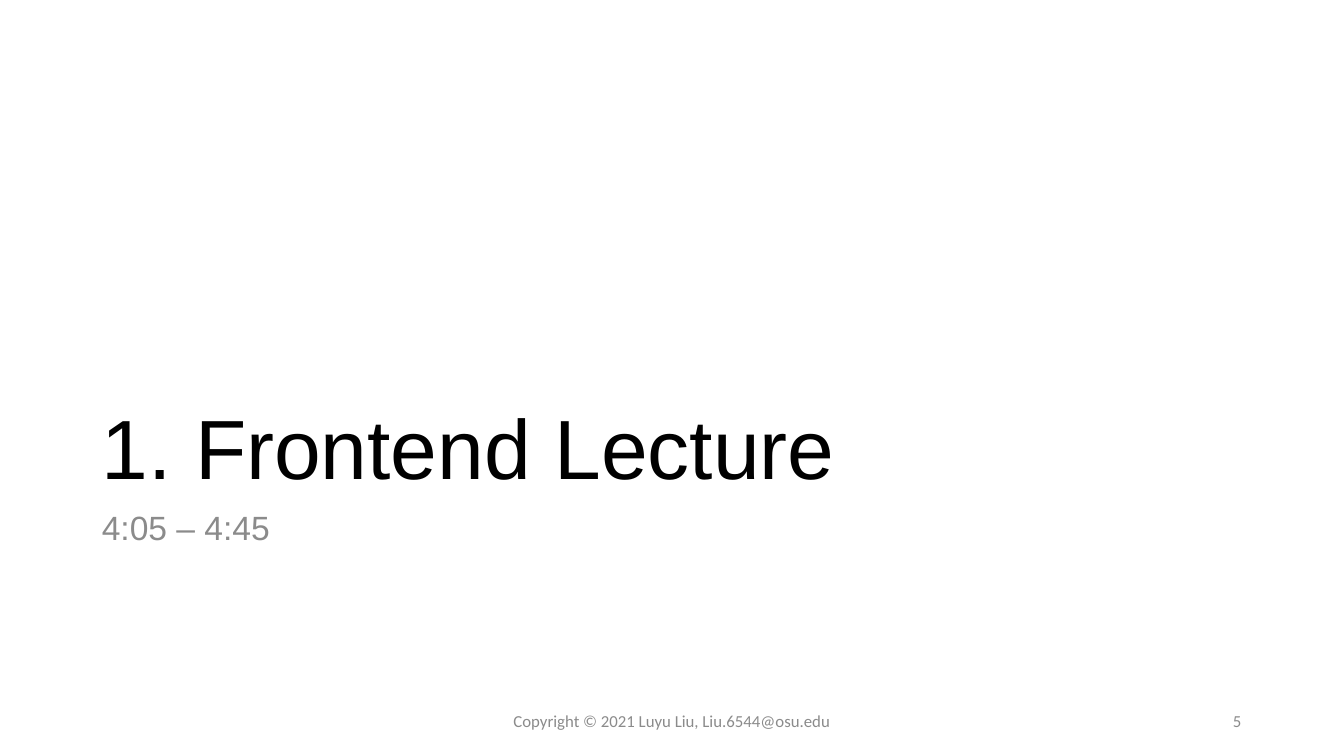
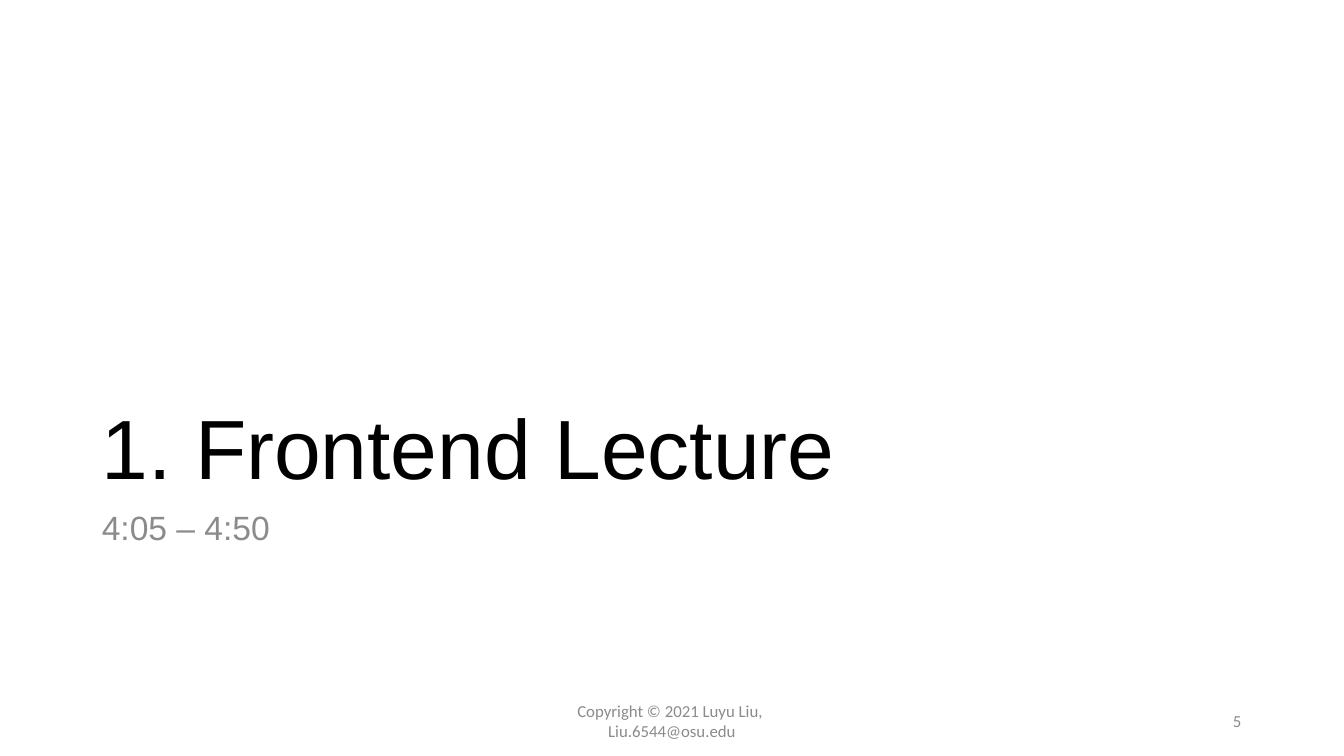
Before and after one commit to xiaohuiliugis/UCGIS-Fullstack-Geovisualization-Workshop, a slide deck: slide 5 of doc/presentation.pptx. Drawn at 1344x756 pixels with LibreOffice and Linux fonts; fonts in the diff are those of the drawing. Boxes give left, top, right and bottom in pixels: in the first picture for what was removed or moved away, otherwise in the second. Text is boxed around its words. In the diff, an @@ line names an element or a change of style, - is before the commit and + after.

```diff
--- a/doc/presentation.pptx
+++ b/doc/presentation.pptx
@@ text at [102, 516, 269, 540]: text changed @@
-4:05 – 4:45
+4:05 – 4:50
@@ text at [577, 705, 763, 739]: text changed @@
-Copyright © 2021 Luyu Liu, Liu.6544@osu.edu
+Copyright © 2021 Luyu Liu,
+Liu.6544@osu.edu
```
Also in this commit, not shown: 17 other slides changed.
